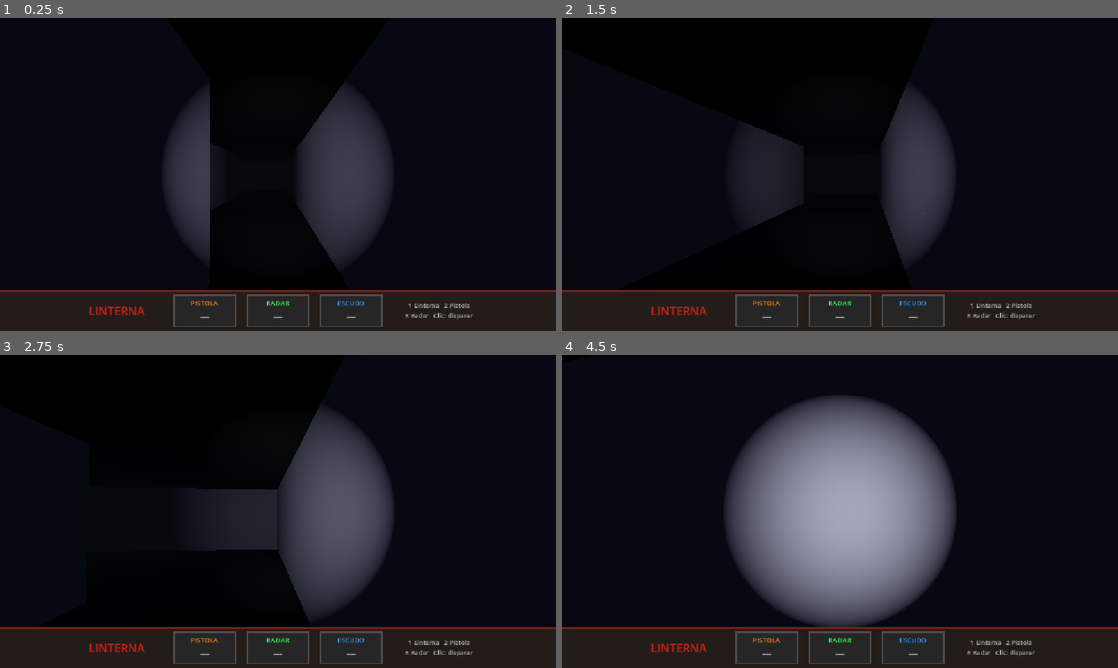
Above: before the commit, frames 1-4 (two rows, left to right).
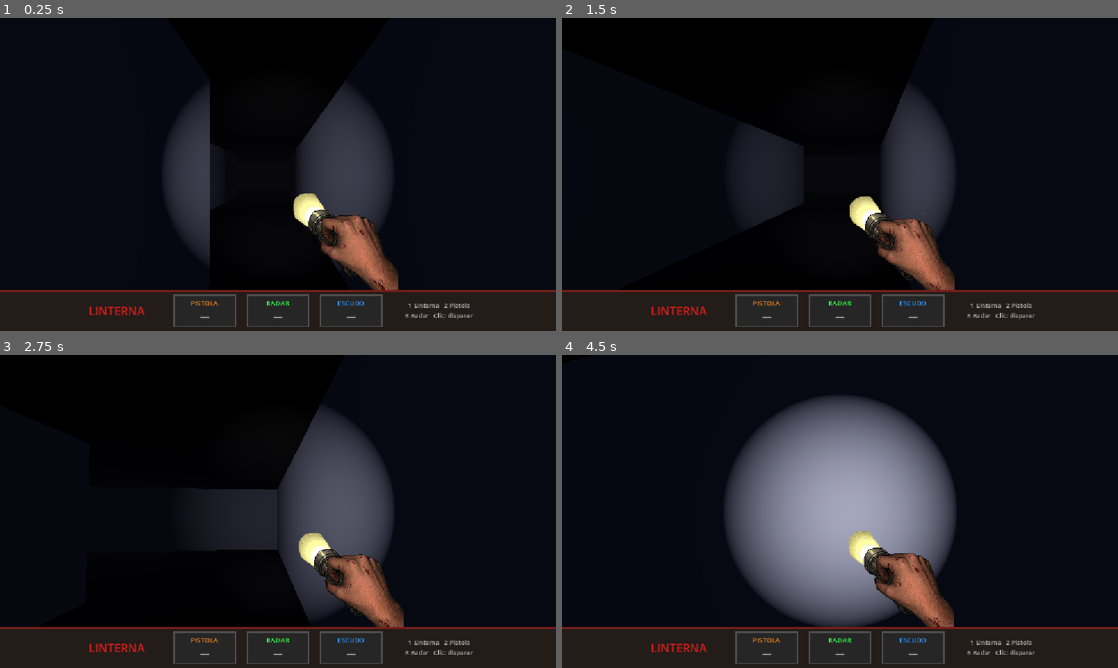
Above: after the commit, the same moments.

Repository: S0D4-R/Horror-Doom-LFA
Game: Godot game, scene res://Scenes/map_palace.tscn
Same seed, same stepped clock (60 frames per second), same inputs: the game is played once before the commit and once after it.
Inputs (mouse positions are in pixels of both pictures, inside the frame that each line leads up to):
- Up to frame 1 (0.25 s): no input
- Up to frame 2 (1.5 s): tap Enter at 0.5 s; move the mouse to (867, 174) at 0.52 s; hold W from 0.53 s (still down); tap 1 at 0.6 s; click (867, 174) at 0.67 s; move the mouse to (812, 174) at 1.27 s; tap 2 at 1.35 s
- Up to frame 3 (2.75 s): keep holding W; move the mouse to (289, 505) at 2.02 s; tap R at 2.1 s
- Up to frame 4 (4.5 s): keep holding W; move the mouse to (834, 517) at 2.77 s; tap Shift at 2.85 s; click (834, 517) at 2.92 s; move the mouse to (878, 514) at 3.52 s; tap 1 at 3.6 s; move the mouse to (795, 508) at 4.27 s; tap 2 at 4.35 s

The runs differ from the first frame. In frame 1, 2.6% of the frame differs, in the area x 52-72%, y 56-87%; in frame 2, 2.5%; in frame 3, 2.6%; in frame 4, 2.7%, in the area x 51-71%, y 56-87%.

Commit message:
fear: Hands Implemented

Diff:
--- a/Scenes/hud.gd
+++ b/Scenes/hud.gd
@@ -29,8 +29,8 @@
 
 
 func _ready() -> void:
-	_tex_linterna = load("res://Assets/mano_linterna.png")
-	_tex_pistola = load("res://Assets/mano_pistola.png")
+	_tex_linterna = load("res://Assets/Chars/hand.png")
+	_tex_pistola = load("res://Assets/Chars/pistol.png")
 	_raiz = Control.new()
 	_raiz.mouse_filter = Control.MOUSE_FILTER_IGNORE
 	add_child(_raiz)
Binary file added: Assets/Chars/hand.png
Not shown, added: Assets/Chars/hand.png.import
Binary file added: Assets/Chars/pistol.png
Not shown, added: Assets/Chars/pistol.png.import
